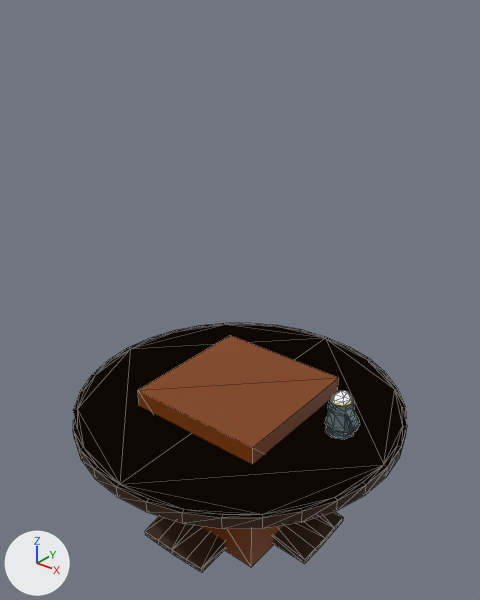
One commit to the glTF model assets.glb: the scene before it, then after it.
The view is the same before and after, from a camera (50 mm lens) standing at (1.5, -1.88, 2.17) and looking at (0.0, 0.0, 1.01). Arrows for +X, +Y and +Z are at lower left; the lights stay in place. Mesh edges are drawn as thin lines. Where no turn or scale is listed for an object, it has been applied to the vertices.

Objects in the first picture: 'BeerTable', 'Cube'.
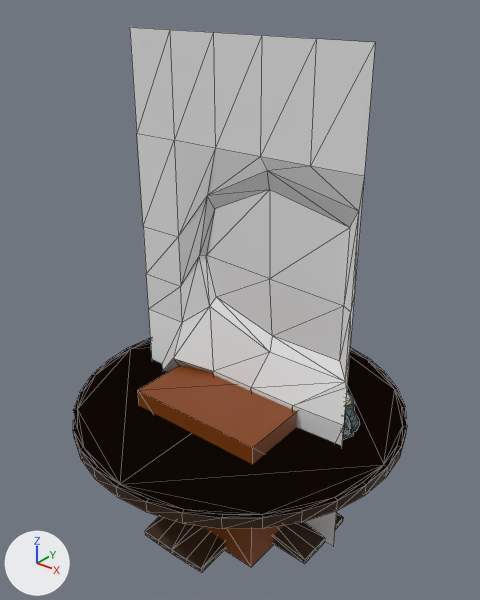
Location of each change, [x1, y1, x2, y2] in pixels of the pictures (480 x 600 px):
'Wall', added
    after: [130, 27, 375, 547]

The edits, one by one:
Mesh me_plane_002 is new.
It has 56 vertices, 88 faces and spans x -0.54..0.51, y -0.08..0.08, z 0.0..2.0.
Object 'Wall' (ob_wall) is new; it shows me_plane_002.
Its location is (0.0, 0.0, 0.0).
